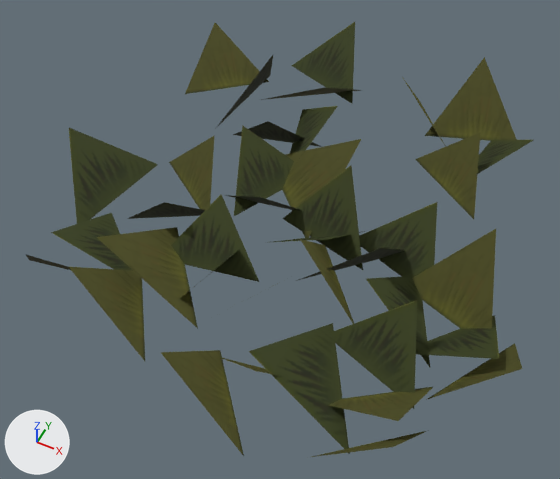
Two versions of the glTF model docs/assets/models/decor/dec_Ground_Grass_04_1837.glb, one commit apart.
Before and after are seen from a 50 mm camera at (2.86, 4.57, 2.13) aimed at (2.02, 6.26, 0.02). Lighting does not change. The marker at lower left points along +X, +Y and +Z. The picture after the commit comes second. Where no turn or scale is listed for an object, it has been applied to the vertices.

Objects in the first picture: 'Ground_Grass_04_mesh'.
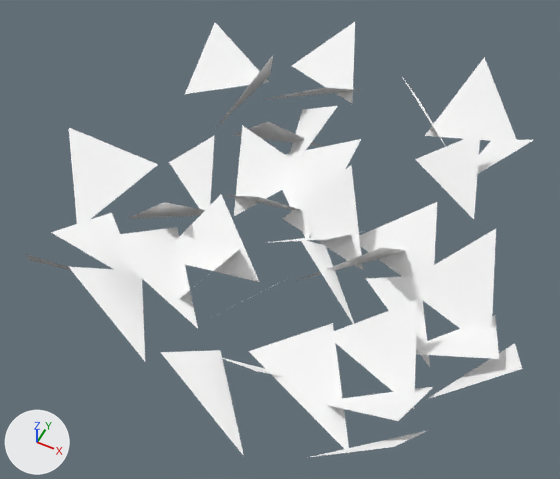
What differs and where, as boxes (x1, y1, x2, y2) in the pictures (560 x 479 px):
'Ground_Grass_04_mesh', recoloured (lighter): (25, 22, 533, 457) in both

Patch to the scene script:
```diff
--- a/docs/assets/models/decor/dec_Ground_Grass_04_1837.glb.py
+++ b/docs/assets/models/decor/dec_Ground_Grass_04_1837.glb.py
@@ mat_jungle_cutout @@
+mat_jungle_cutout = principled_material('jungle_cutout')
+mat_jungle_cutout.base_color = (1.0, 1.0, 1.0)  # white #ffffff
+mat_jungle_cutout.roughness = 0.9
@@ me_ground_grass_04 @@
 me_ground_grass_04.from_pydata(...)  # 114 vertices, 38 faces; spans x -0.89..0.88, y -1.17..0.77, z 0.0..0.29
-me_ground_grass_04.materials.append(mat_jungle_mat_decorations_cutout)
+me_ground_grass_04.materials.append(mat_jungle_cutout)  # white #ffffff
```
